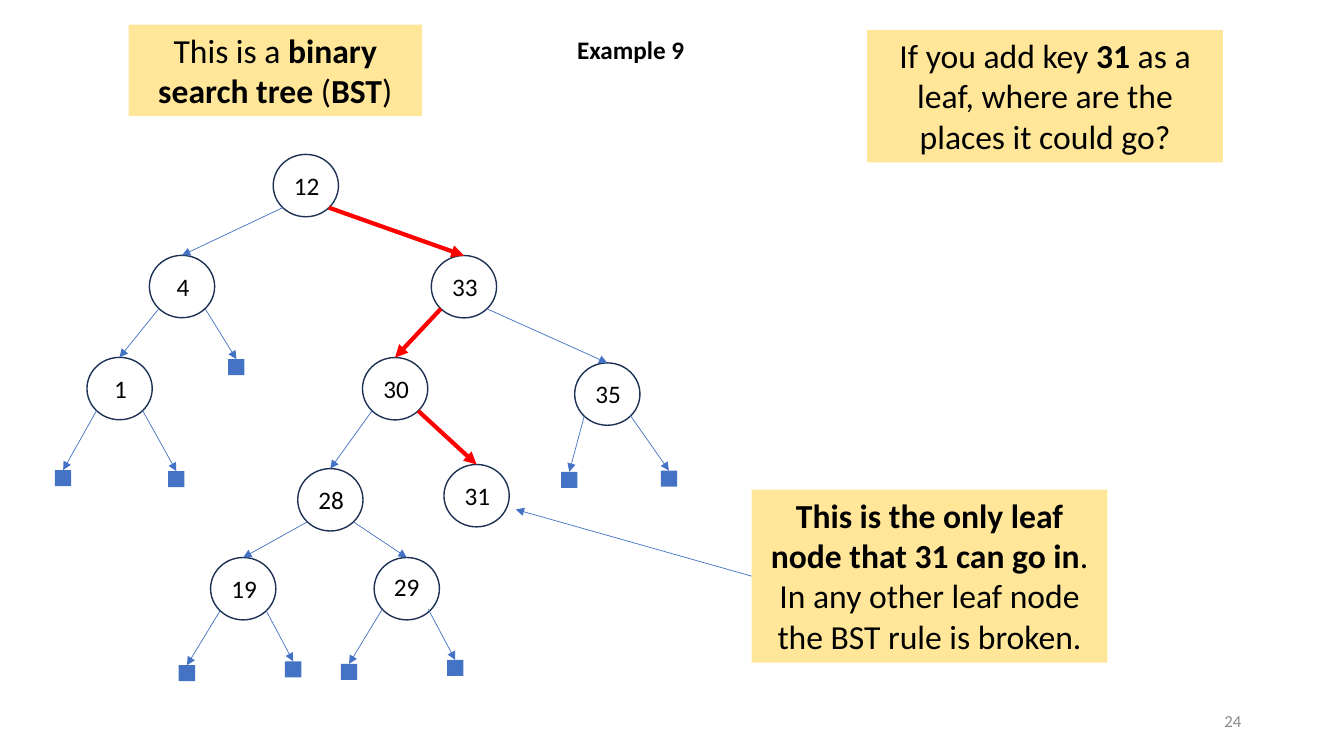
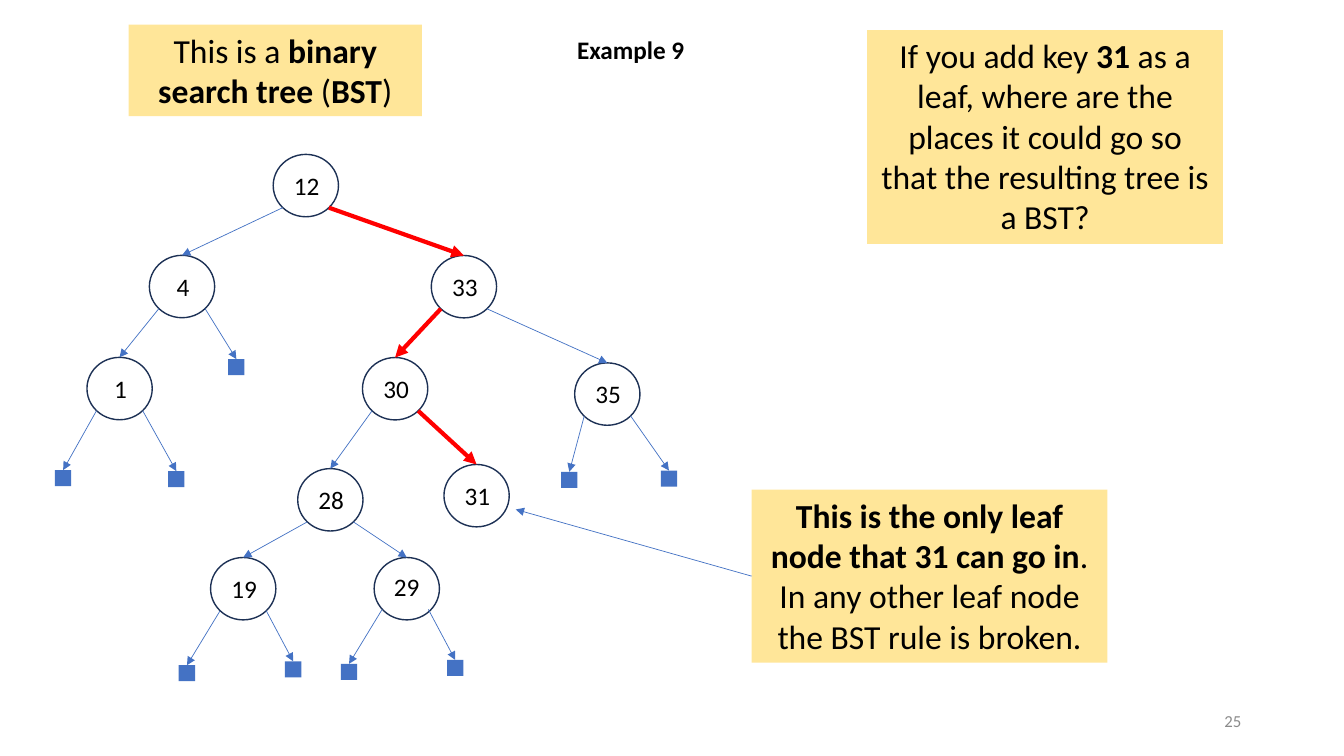
Before and after one commit to tjd1234/cmpt225summer2023, a slide deck: slide 25 of lecture_notes/week10/week10_BST.pptx (slide 24 before the commit). Drawn at 1344x756 pixels with LibreOffice and Linux fonts; fonts in the diff are those of the drawing. Boxes give left, top, right and bottom in pixels: in the first picture for what was removed or moved away, otherwise in the second. Text is boxed around its words. In the diff, an @@ line names an element or a change of style, - is before the commit and + after.

```diff
--- a/lecture_notes/week10/week10_BST.pptx
+++ b/lecture_notes/week10/week10_BST.pptx
@@ rectangle "If you add key 31 ..." resized from (x1=867, y1=30, x2=1223, y2=162) to (x1=867, y1=30, x2=1223, y2=244) @@
@@ text in rectangle at (x1=881, y1=44, x2=1209, y2=230): text changed @@
-If you add key 31 as a leaf, where are the places it could go?
+If you add key 31 as a leaf, where are the places it could go so that the resulting tree is a BST?
@@ page number at (x1=1224, y1=716, x2=1241, y2=727): text changed @@
-24
+25
```
Also in this commit, not shown: 43 other slides changed, 8 slides added.
